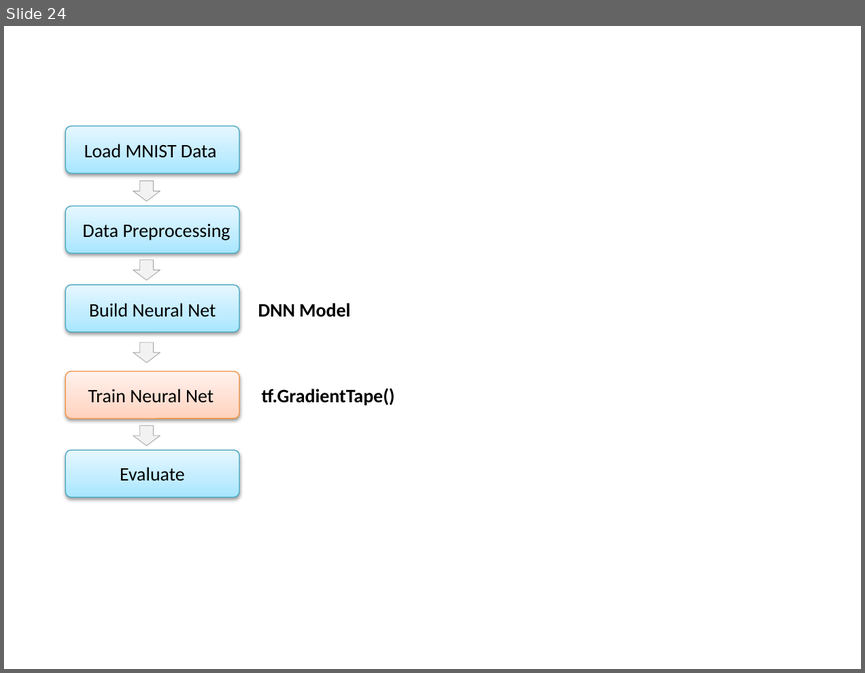
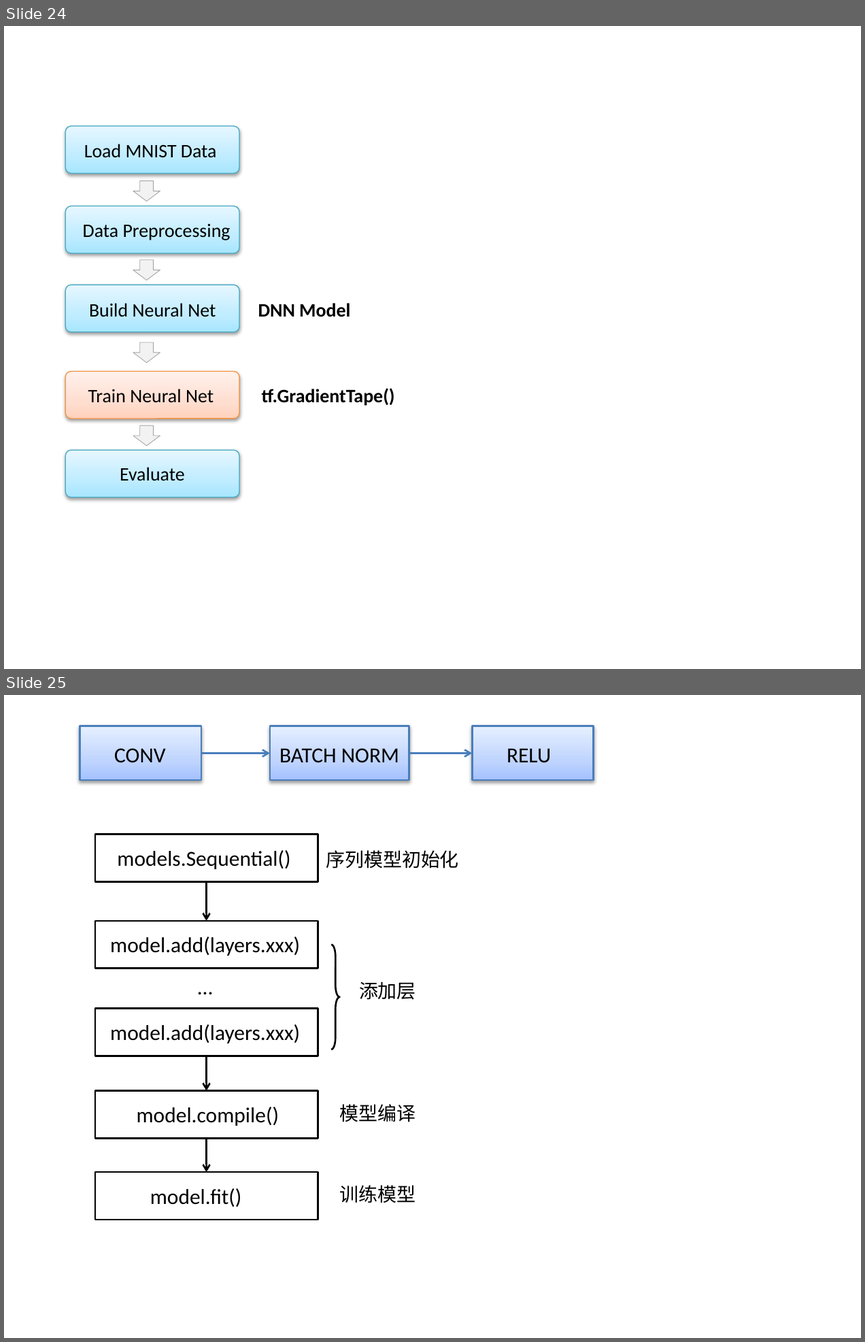
Before and after one commit to zhamppx97/TensorFlow.NET-Tutorials, a slide deck: ppt/tf.reduce_mean.pptx. Shown one above the other, each under a label of ours: slide 24 before the commit, slides 24 and 25 after it. The pictures are 865x673 and 865x1342 pixels, drawn with LibreOffice and Linux fonts; fonts in the diff are those of the drawing. Boxes give left, top, right and bottom in pixels: in the first picture for what was removed or moved away, otherwise in the second. Text is boxed around its words. In the diff, an @@ line names an element or a change of style, - is before the commit and + after.

```diff
--- a/ppt/tf.reduce_mean.pptx
+++ b/ppt/tf.reduce_mean.pptx
@@ slide 25 added at (4,695,861,1338), background #FFFFFF @@
@@ rectangle added at (79,726,201,780), fill gradient #A4C4FF to #BFD4FF to #E6EEFF, outline #4B7EBC 1.5 pt @@
@@ rectangle added at (270,726,409,780), fill gradient #A4C4FF to #BFD4FF to #E6EEFF, outline #4B7EBC 1.5 pt @@
@@ rectangle added at (472,726,594,780), fill gradient #A4C4FF to #BFD4FF to #E6EEFF, outline #4B7EBC 1.5 pt @@
@@ text added at (114,748,166,763), 18 pt, text #000000 @@
+CONV
@@ arrow added from (201, 753) to (270, 753), #4B7EBC 1.5 pt @@
@@ text added at (279,748,399,763), 18 pt, text #000000 @@
+BATCH NORM
@@ arrow added from (409, 753) to (472, 753), #4B7EBC 1.5 pt @@
@@ text added at (507,748,551,763), 18 pt, text #000000 @@
+RELU
@@ rectangle added at (95,834,317,881), outline #000000 1.5 pt @@
@@ text added at (117,850,290,869), 18 pt, text #000000 @@
+models.Sequential()
@@ text added at (326,850,459,868), 16 pt, text #000000 @@
+序列模型初始化
@@ arrow added from (206, 882) to (206, 920), #000000 1.5 pt @@
@@ rectangle added at (95,920,317,968), outline #000000 1.5 pt @@
@@ text added at (110,936,300,955), 18 pt, text #000000 @@
+model.add(layers.xxx)
@@ right brace added at (331,945,340,1049), outline #000000 1.5 pt @@
@@ text added at (189,969,222,1004), 18 pt, text #000000 @@
+…
@@ text added at (359,982,416,1000), 16 pt, text #000000 @@
+添加层
@@ rectangle added at (95,1008,317,1055), outline #000000 1.5 pt @@
@@ text added at (110,1024,300,1043), 18 pt, text #000000 @@
+model.add(layers.xxx)
@@ arrow added from (206, 1055) to (206, 1091), #000000 1.5 pt @@
@@ rectangle added at (95,1091,317,1138), outline #000000 1.5 pt @@
@@ text added at (137,1106,279,1125), 18 pt, text #000000 @@
+model.compile()
@@ text added at (340,1104,416,1122), 16 pt, text #000000 @@
+模型编译
@@ arrow added from (206, 1137) to (206, 1172), #000000 1.5 pt @@
@@ rectangle added at (95,1172,317,1219), outline #000000 1.5 pt @@
@@ text added at (150,1188,242,1206), 18 pt, text #000000 @@
+model.fit()
@@ text added at (340,1185,416,1203), 16 pt, text #000000 @@
+训练模型
```
Also in this commit, not shown: 2 other slides added, 4 slides removed, 6 other files.
